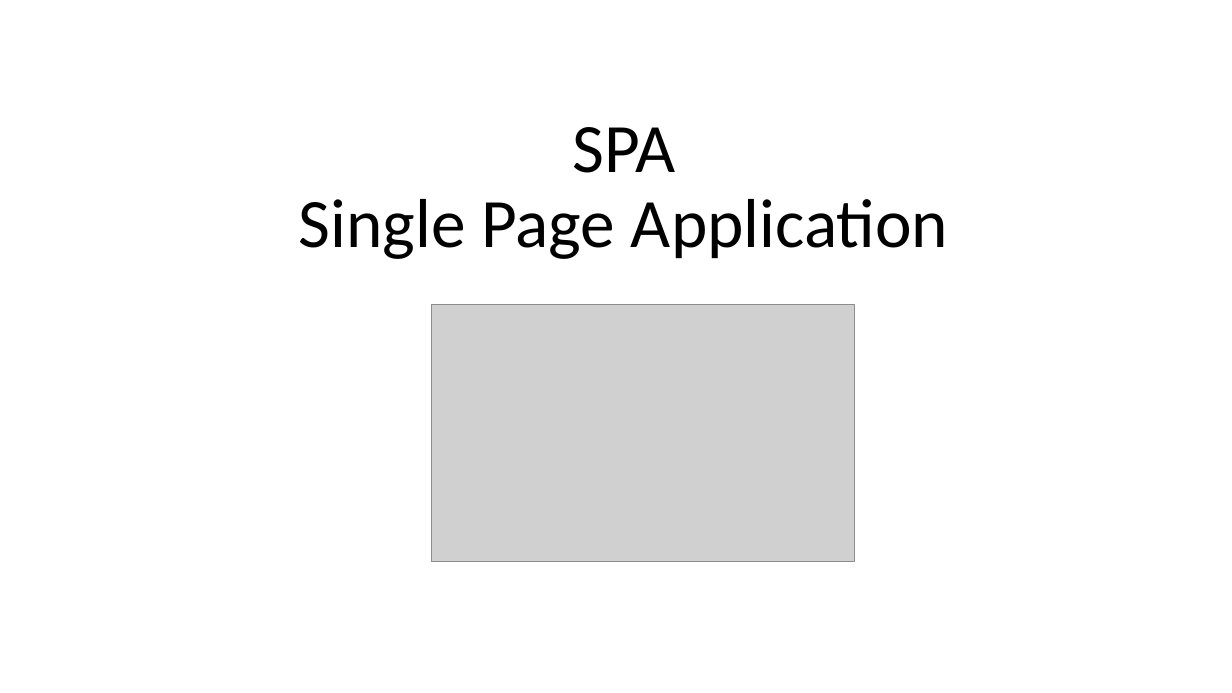
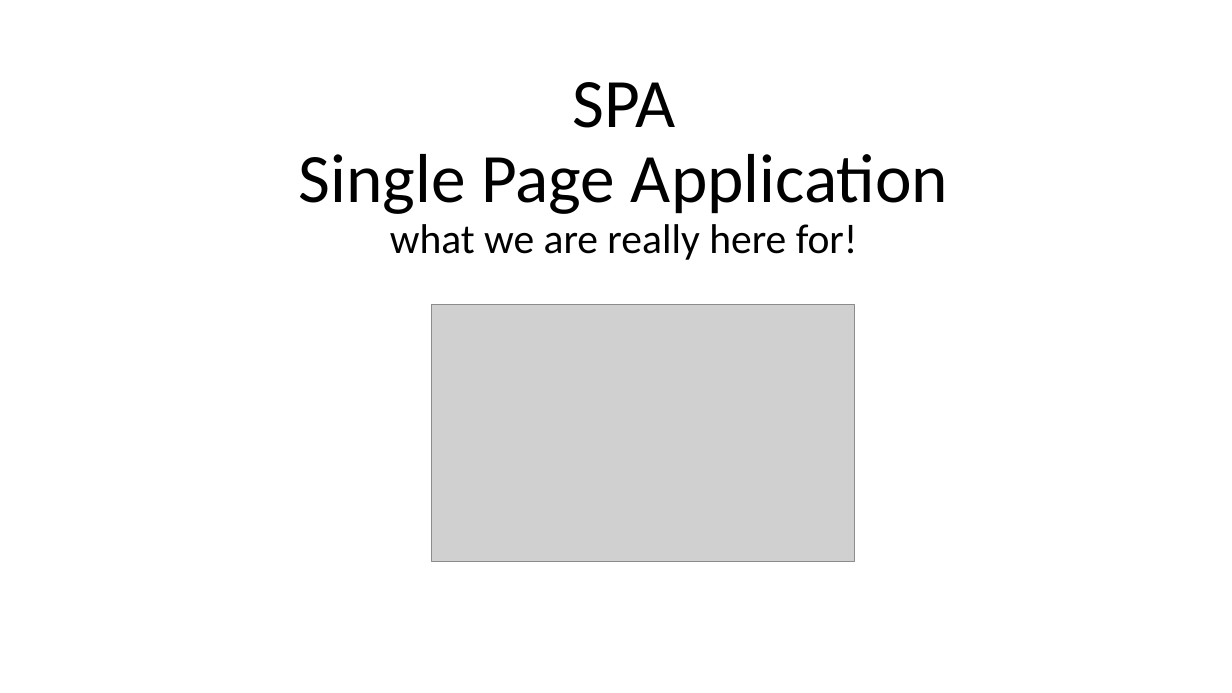
Before and after one commit to auzadventure/vue-advanced, a slide deck: slide 2 of Vue JS 102.pptx (slide 11 before the commit). Drawn at 1232x693 pixels with LibreOffice and Linux fonts; fonts in the diff are those of the drawing; grey boxes stand for pictures. Boxes give left, top, right and bottom in pixels: in the first picture for what was removed or moved away, otherwise in the second. Text is boxed around its words. In the diff, an @@ line names an element or a change of style, - is before the commit and + after.

```diff
--- a/Vue JS 102.pptx
+++ b/Vue JS 102.pptx
@@ title at [299,154,948,260]: text changed @@
-SPA
-Single Page Application
+SPA
+Single Page Application
+what we are really here for!
```
Also in this commit, not shown: 7 other slides changed, 4 slides added, 7 slides removed, 1 other file.
